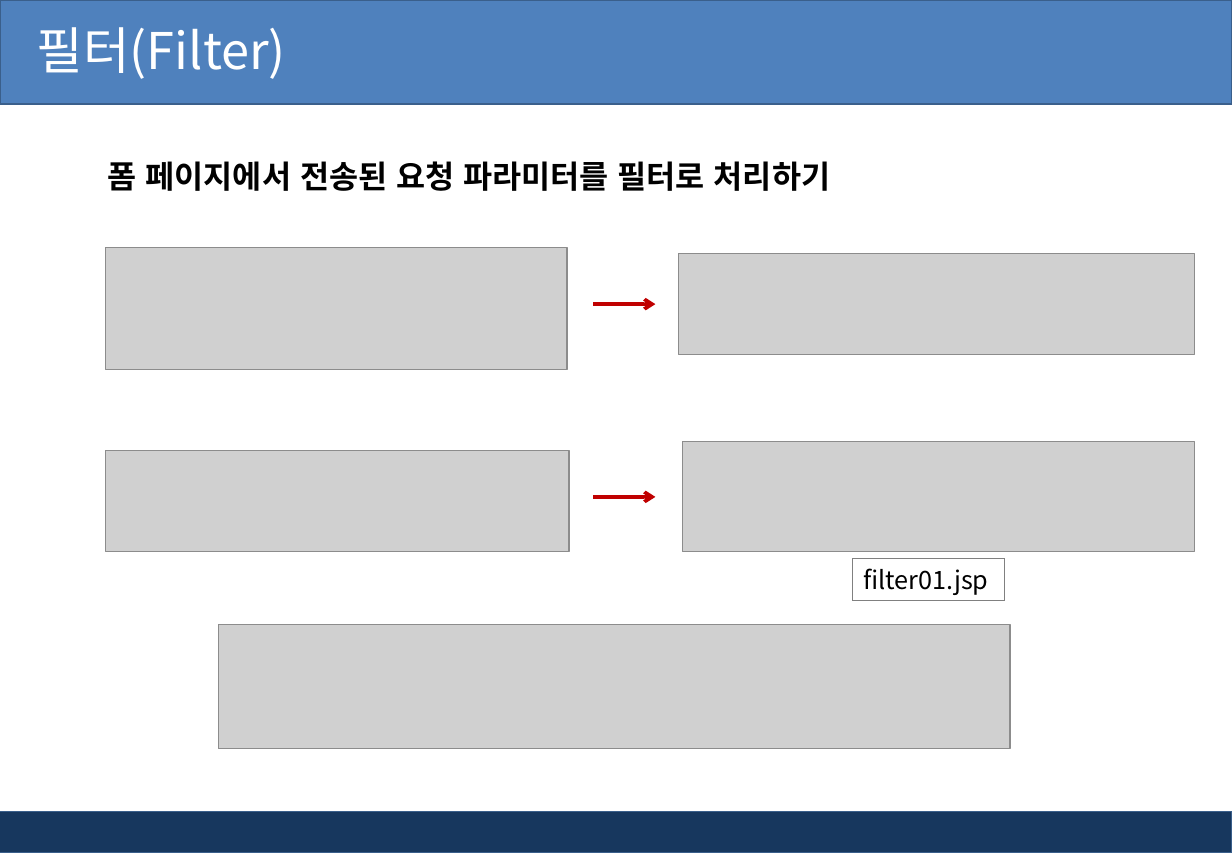
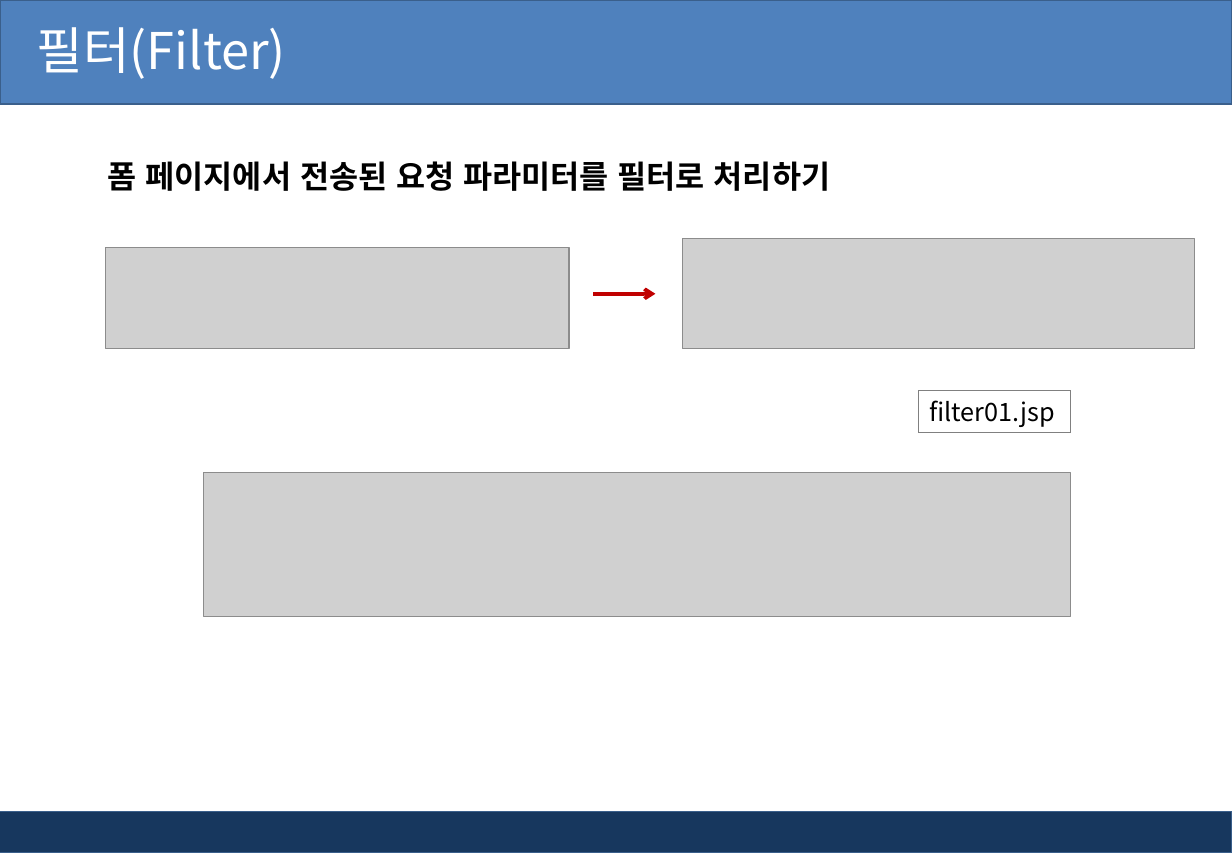
Before and after one commit to kiyongee2/green_project_web, a slide deck: slide 9 of jsp_ppt/12장. 필터(Filter)-로그 기록.pptx (slide 8 before the commit). Drawn at 1232x853 pixels with LibreOffice and Linux fonts; fonts in the diff are those of the drawing; grey boxes stand for pictures; background and template pictures are left out. Boxes give left, top, right and bottom in pixels: in the first picture for what was removed or moved away, otherwise in the second. Text is boxed around its words. In the diff, an @@ line names an element or a change of style, - is before the commit and + after.

```diff
--- a/jsp_ppt/12장. 필터(Filter)-로그 기록.pptx
+++ b/jsp_ppt/12장. 필터(Filter)-로그 기록.pptx
@@ picture: place and size @@
-picture at [683, 443, 1194, 553]
+picture at [683, 239, 1194, 349]
@@ picture: place and size @@
-picture at [106, 450, 570, 552]
+picture at [106, 248, 570, 349]
@@ picture removed at [106, 248, 568, 371] @@
@@ picture removed at [679, 254, 1194, 355] @@
@@ arrow moved from (594, 497) - (655, 497) to (594, 293) - (655, 293) @@
@@ arrow removed from (594, 304) to (655, 304) @@
@@ rectangle "filter01.jsp": place and size @@
-rectangle "filter01.jsp" at [852, 559, 1004, 601]
+rectangle "filter01.jsp" at [919, 390, 1072, 432]
@@ picture added at [204, 473, 1070, 617] @@
@@ picture removed at [218, 625, 1010, 750] @@
```
Also in this commit, not shown: 9 other slides changed, 5 slides added, 2 slides removed, 9 other files.
